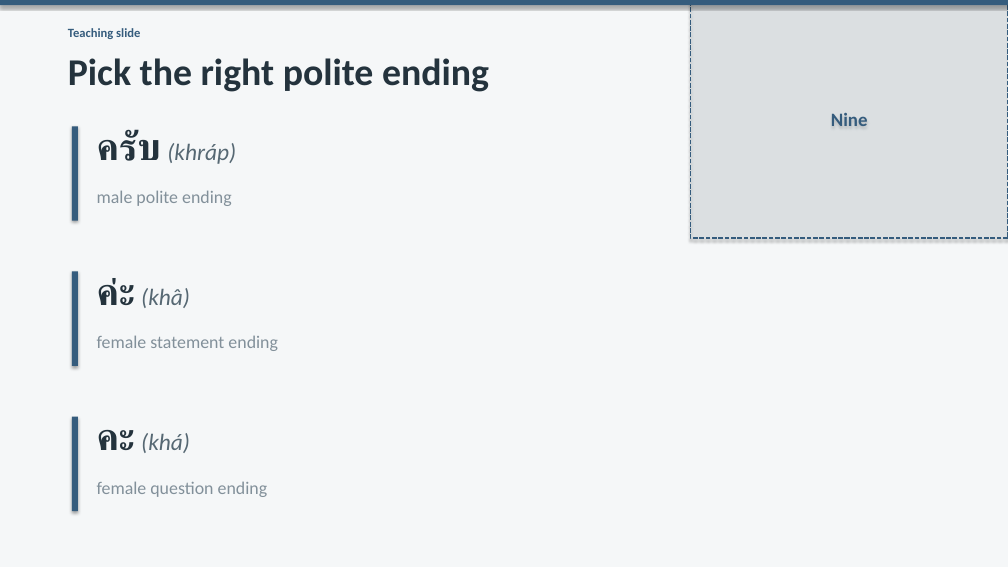
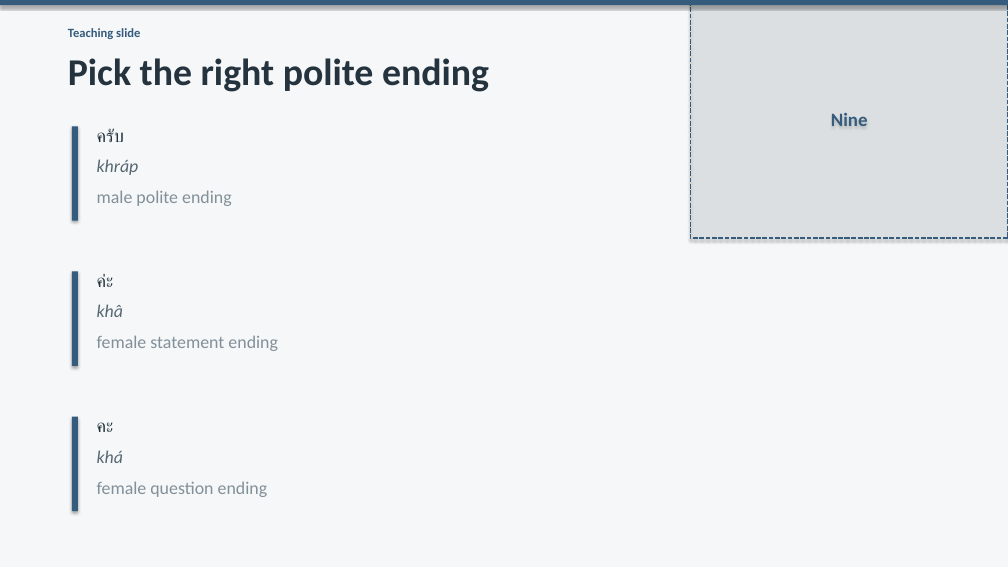
Before and after one commit to OTFTCS/thai-nine, a slide deck: slide 5 of course/modules/M01/L001/M01-L001-canva-deck.pptx. Drawn at 1008x567 pixels with LibreOffice and Linux fonts; fonts in the diff are those of the drawing. Boxes give left, top, right and bottom in pixels: in the first picture for what was removed or moved away, otherwise in the second. Text is boxed around its words. In the diff, an @@ line names an element or a change of style, - is before the commit and + after.

```diff
--- a/course/modules/M01/L001/M01-L001-canva-deck.pptx
+++ b/course/modules/M01/L001/M01-L001-canva-deck.pptx
@@ text at box(97, 129, 124, 142): text changed; size 22.3 to 17 pt; text colour #566873 to #24333D; italic off @@
-ครับ (khráp)
+ครับ
@@ text added at box(97, 159, 139, 175), 17 pt, text #566873, italic @@
+khráp
@@ text at box(97, 274, 114, 287): text changed; size 22.3 to 17 pt; text colour #566873 to #24333D; italic off @@
-ค่ะ (khâ)
+ค่ะ
@@ text added at box(97, 304, 123, 317), 17 pt, text #566873, italic @@
+khâ
@@ text at box(97, 422, 114, 432): text changed; size 22.3 to 17 pt; text colour #566873 to #24333D; italic off @@
-คะ (khá)
+คะ
@@ text added at box(97, 450, 123, 463), 17 pt, text #566873, italic @@
+khá
```
Also in this commit, not shown: 5 other slides changed, 3 other files.
